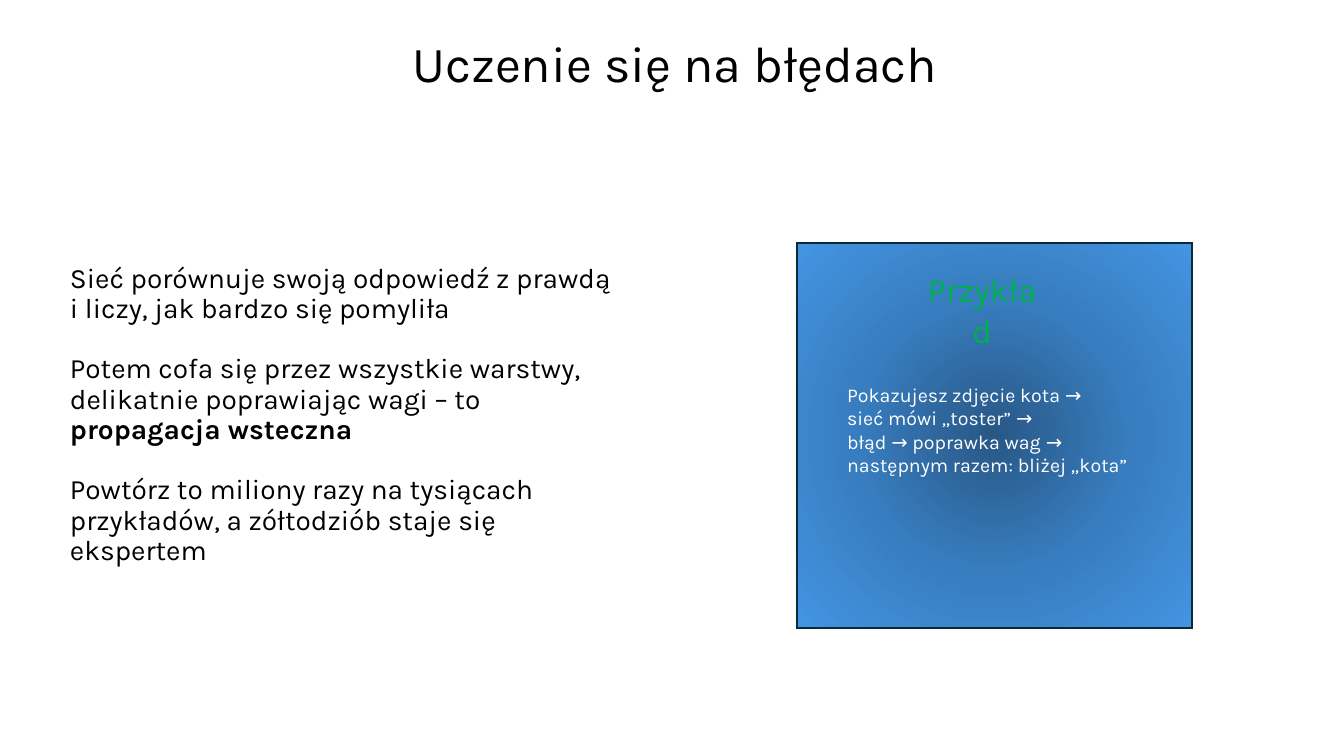
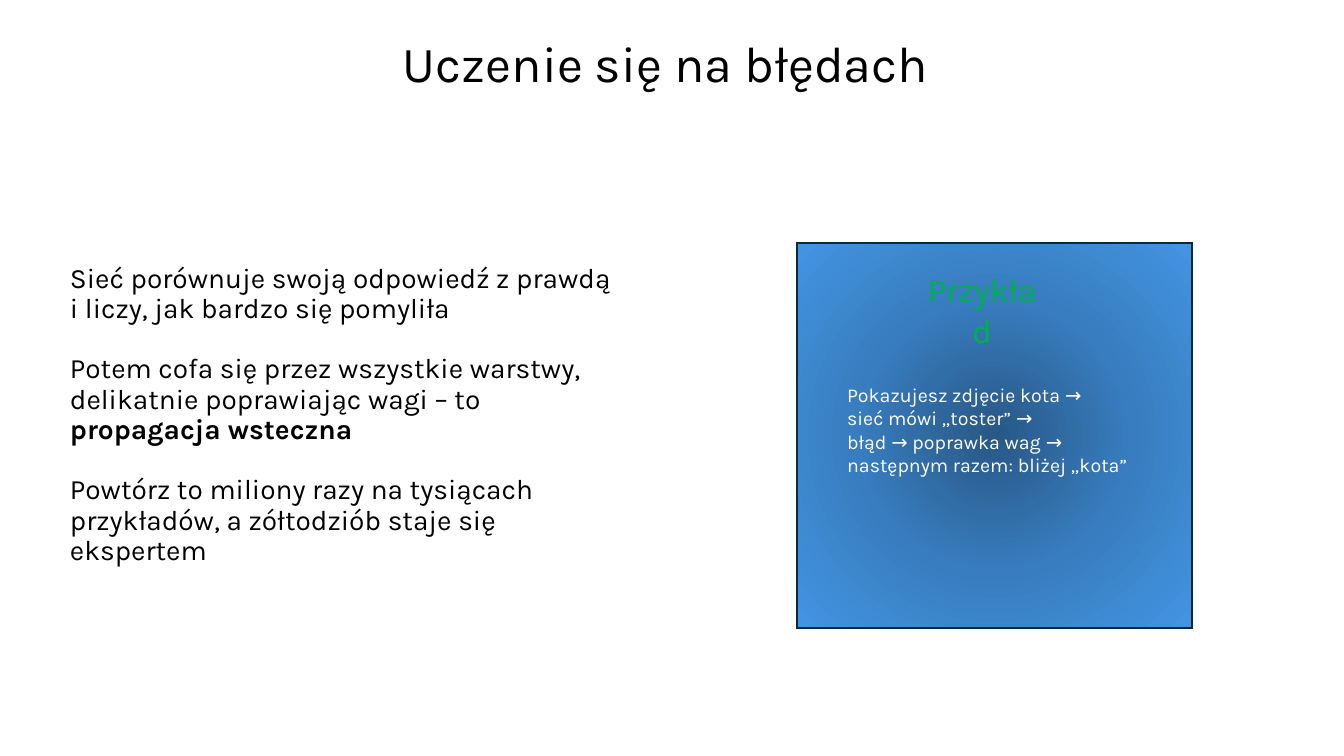
Before and after one commit to zizu1985/Dubois_UczenieMaszynowe_SieciNeuronowe, a slide deck: slide 14 of Uczenie_Maszynowe_Koszalin.pptx. Drawn at 1344x756 pixels with LibreOffice and Linux fonts; fonts in the diff are those of the drawing; background and template pictures are left out. Boxes give left, top, right and bottom in pixels: in the first picture for what was removed or moved away, otherwise in the second. Text is boxed around its words. In the diff, an @@ line names an element or a change of style, - is before the commit and + after.

```diff
--- a/Uczenie_Maszynowe_Koszalin.pptx
+++ b/Uczenie_Maszynowe_Koszalin.pptx
@@ text "Uczenie się na błędach": place and size @@
-text "Uczenie się na błędach" at bbox=[412, 47, 937, 93]
+text "Uczenie się na błędach" at bbox=[403, 47, 928, 93]
```
Also in this commit, not shown: 2 other slides changed, 3 slides added, 1 slide removed, 3 other files.
